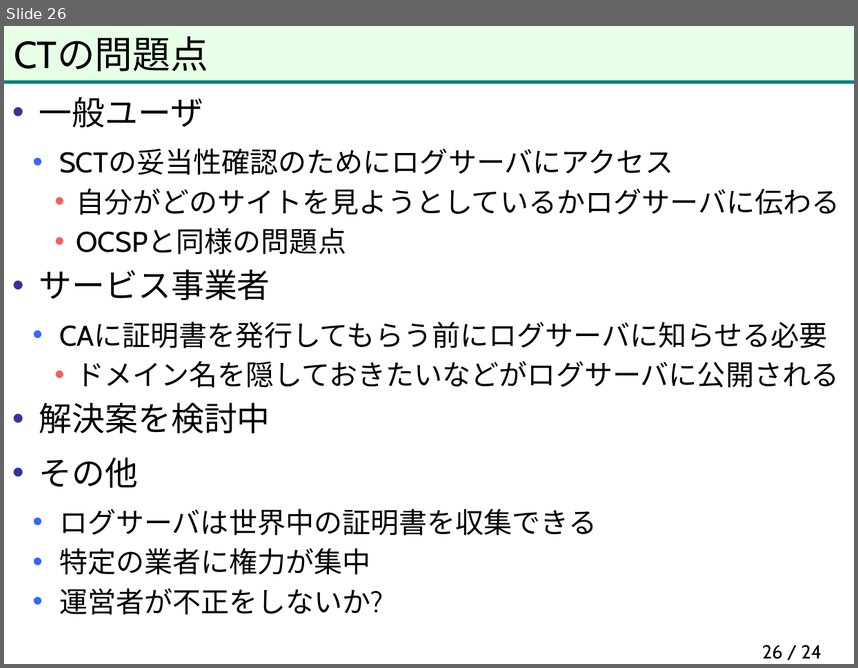
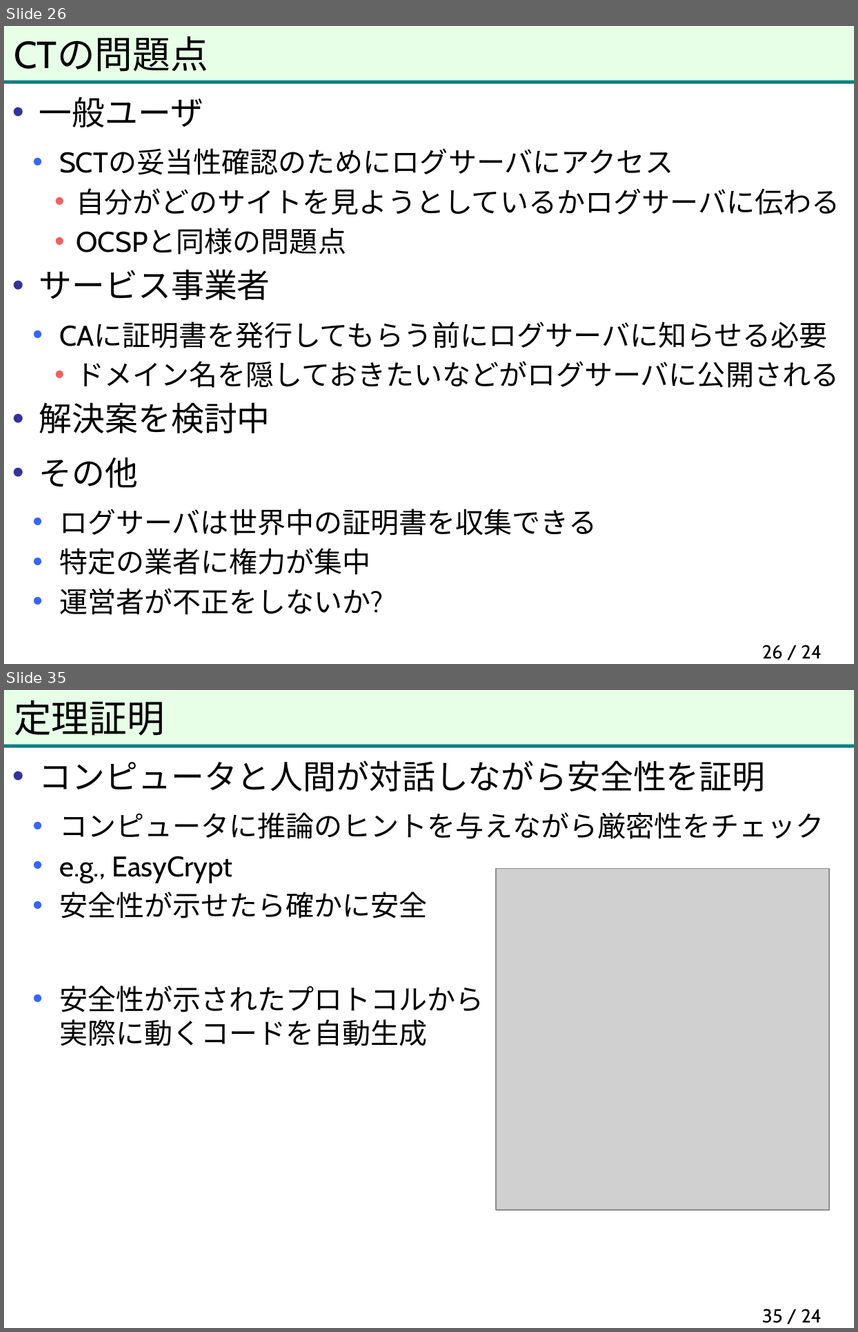
Before and after one commit to herumi/anninbon, a slide deck: lec/anninbon8.pptx. Shown one above the other, each under a label of ours: slide 26 before the commit, slides 26 and 35 after it; the slides between them are not shown. The pictures are 858x668 and 858x1332 pixels, drawn with LibreOffice and Linux fonts; fonts in the diff are those of the drawing; grey boxes stand for pictures; background and template pictures are left out. Boxes give left, top, right and bottom in pixels: in the first picture for what was removed or moved away, otherwise in the second. Text is boxed around its words. In the diff, an @@ line names an element or a change of style, - is before the commit and + after.

```diff
--- a/lec/anninbon8.pptx
+++ b/lec/anninbon8.pptx
@@ slide 35 added at [4,690,854,1328], background #FFFFFF; not listed: 2 template elements that a slide beside it also shows @@
@@ title added at [14,700,165,736], 32 pt, text #000000 @@
+定理証明
@@ text added at [39,760,824,1046], 24 pt, text #000000 @@
+• コンピュータと人間が対話しながら安全性を証明
+  • コンピュータに推論のヒントを与えながら厳密性をチェック
+  • e.g., EasyCrypt
+  • 安全性が示せたら確かに安全
+  • 安全性が示されたプロトコルから
+    実際に動くコードを自動生成
@@ picture added at [496,869,829,1210] @@
@@ page number added at [762,1308,822,1323], 16 pt, text #000000 @@
+35 / 24
```
Also in this commit, not shown: 14 other slides added.
